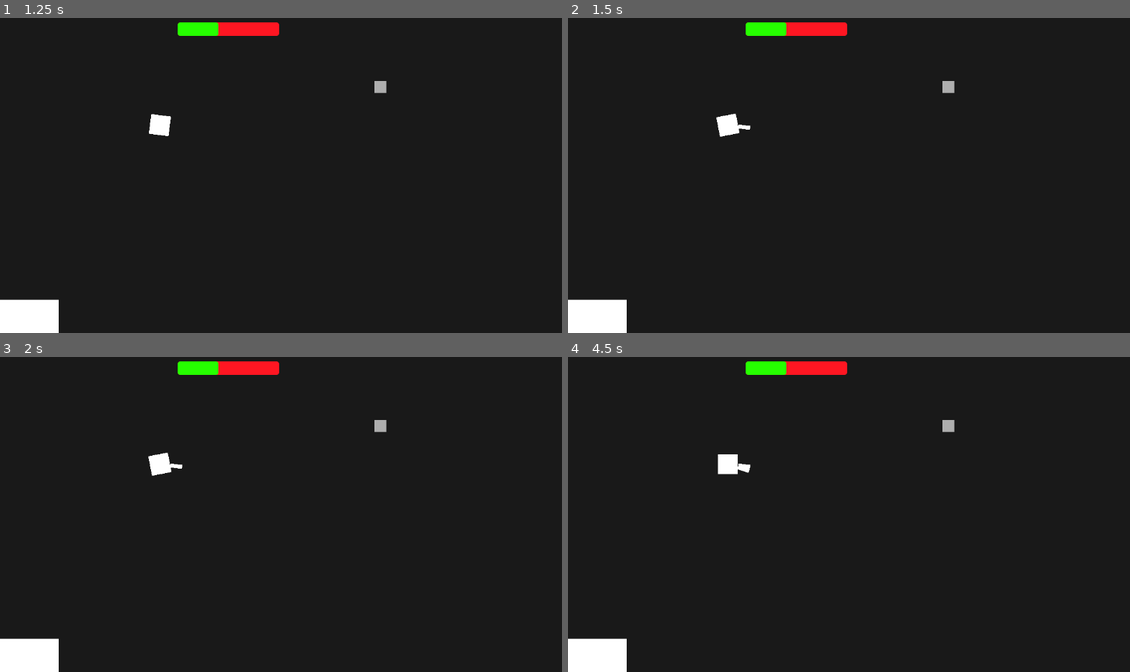
Above: before the commit, frames 1-4 (two rows, left to right).
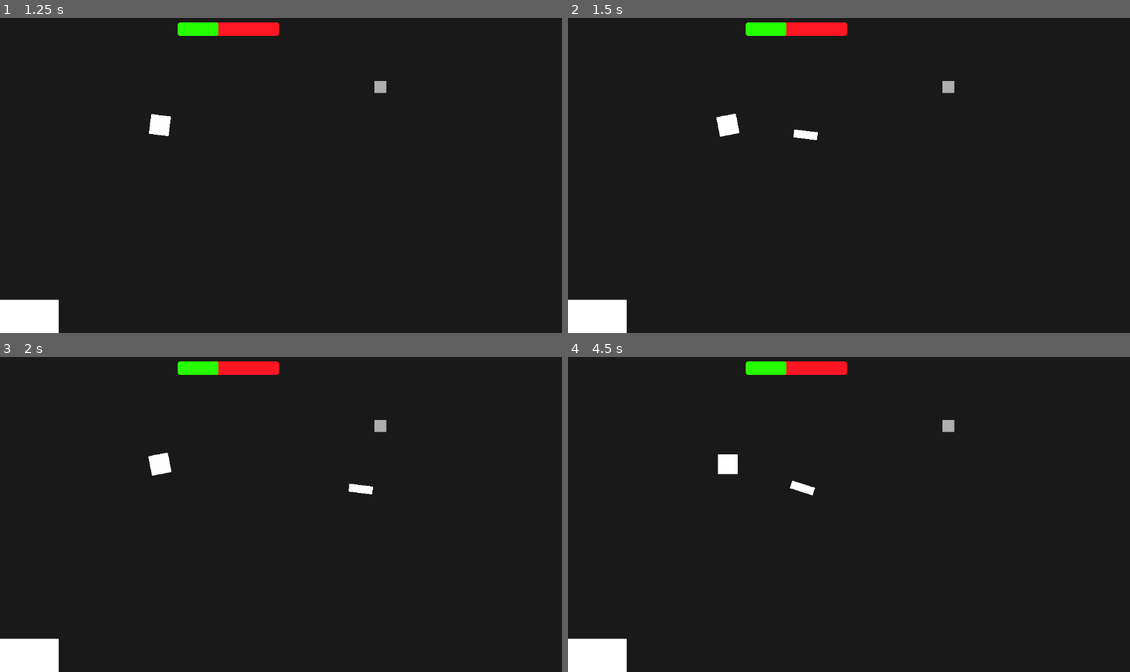
Above: after the commit, the same moments.

Repository: Rng2MAGS/DT--Project-WORTH-MY-ENTIRE-GRADE
Game: Godot game, scene res://scenes/background.tscn
Two runs of this game, one before a commit and one after it. Both use one fixed random seed, a clock stepped at 60 frames per second and the inputs below.
Inputs (mouse positions are in pixels of both pictures, inside the frame that each line leads up to):
- Up to frame 1 (1.25 s): tap Enter at 0.5 s; move the mouse to (410, 156) at 0.52 s
- Up to frame 2 (1.5 s): tap Space at 1.25 s; move the mouse to (742, 188) at 1.27 s
- Up to frame 3 (2 s): no input
- Up to frame 4 (4.5 s): move the mouse to (910, 442) at 2.02 s; move the mouse to (826, 574) at 2.77 s; tap Enter at 3.5 s; move the mouse to (1023, 558) at 3.52 s; tap Space at 4.25 s; move the mouse to (680, 464) at 4.27 s

Frame 1 is identical in both runs. In frame 2, 0.1% of the frame differs, in the area x 30-45%, y 33-39%; in frame 3, 0.1%; in frame 4, 0.2%, in the area x 30-44%, y 33-45%.

Commit message:
9
bullet fix

Diff:
--- /dev/null
+++ b/project-worth--my-whole-grade/area_2d.gd
@@ -0,0 +1,18 @@
+extends Area2D
+
+var speed: float = 500
+
+# Called when the node enters the scene tree for the first time.
+func _ready() -> void:
+	pass # Replace with function body.
+
+
+# Called every frame. 'delta' is the elapsed time since the previous frame.
+func _process(delta: float) -> void:
+	position += transform.x * speed * delta
+
+
+func _bullet_land(body: Node2D) -> void:
+	if body.is_in_group("asteroid"):
+		body.take_damage()
+		queue_free()
--- a/project-worth--my-whole-grade/bullet.tscn
+++ b/project-worth--my-whole-grade/bullet.tscn
@@ -12,7 +12,7 @@
 
 # Called every frame. 'delta' is the elapsed time since the previous frame.
 func _process(delta: float) -> void:
-	move_local_x(speed * delta)
+	position += transform.x * speed * delta
 
 
 func _bullet_land(body: Node2D) -> void:
@@ -22,19 +22,19 @@
 "
 
 [sub_resource type="RectangleShape2D" id="RectangleShape2D_rtl8c"]
-size = Vector2(32, 8)
+size = Vector2(48, 16)
 
 [node name="Area2D" type="Area2D" unique_id=173943149]
 script = SubResource("GDScript_rtl8c")
 
 [node name="ColorRect" type="ColorRect" parent="." unique_id=785153979]
-offset_left = -4.0
-offset_top = -4.0
-offset_right = 28.0
-offset_bottom = 4.0
+offset_left = -8.0
+offset_top = -8.0
+offset_right = 40.0
+offset_bottom = 8.0
 
 [node name="CollisionShape2D" type="CollisionShape2D" parent="." unique_id=1175808581]
-position = Vector2(12, 0)
+position = Vector2(16, 0)
 shape = SubResource("RectangleShape2D_rtl8c")
 
 [connection signal="body_entered" from="." to="." method="_bullet_land"]
--- /dev/null
+++ b/project-worth--my-whole-grade/bullet2.tscn
@@ -0,0 +1,22 @@
+[gd_scene format=3 uid="uid://dtsvyufeqn2qv"]
+
+[ext_resource type="Script" uid="uid://deha1it3hlwi4" path="res://area_2d.gd" id="1_7v8cf"]
+
+[sub_resource type="RectangleShape2D" id="RectangleShape2D_rtl8c"]
+size = Vector2(48, 16)
+
+[node name="Area2D" type="Area2D" unique_id=173943149]
+script = ExtResource("1_7v8cf")
+
+[node name="ColorRect" type="ColorRect" parent="." unique_id=785153979]
+offset_left = -8.0
+offset_top = -8.0
+offset_right = 40.0
+offset_bottom = 8.0
+metadata/_edit_use_anchors_ = true
+
+[node name="CollisionShape2D" type="CollisionShape2D" parent="." unique_id=1175808581]
+position = Vector2(16, 0)
+shape = SubResource("RectangleShape2D_rtl8c")
+
+[connection signal="body_entered" from="." to="." method="_bullet_land"]
--- a/project-worth--my-whole-grade/project.godot
+++ b/project-worth--my-whole-grade/project.godot
@@ -20,7 +20,6 @@
 Ship=""
 level=""
 asteroid=""
-bullet=""
 
 [input]
 
--- a/project-worth--my-whole-grade/scenes/asteroid.tscn
+++ b/project-worth--my-whole-grade/scenes/asteroid.tscn
@@ -8,8 +8,9 @@
 [sub_resource type="RectangleShape2D" id="RectangleShape2D_0md28"]
 size = Vector2(24, 24)
 
-[node name="CharacterBody2D" type="CharacterBody2D" unique_id=1234631901 groups=["asteroid"]]
+[node name="CharacterBody2D" type="CharacterBody2D" unique_id=1234631901 node_paths=PackedStringArray("asteroid") groups=["asteroid"]]
 script = ExtResource("1_akfqu")
+asteroid = NodePath(".")
 
 [node name="ColorRect" type="ColorRect" parent="." unique_id=2099132891]
 offset_left = -12.0
--- a/project-worth--my-whole-grade/scenes/ship.tscn
+++ b/project-worth--my-whole-grade/scenes/ship.tscn
@@ -1,6 +1,6 @@
 [gd_scene format=3 uid="uid://dydpswsiefbxk"]
 
-[ext_resource type="PackedScene" uid="uid://c06ml87rwlagb" path="res://scenes/bullet.tscn" id="1_q631a"]
+[ext_resource type="PackedScene" uid="uid://dtsvyufeqn2qv" path="res://bullet2.tscn" id="1_q631a"]
 
 [sub_resource type="GDScript" id="GDScript_4icm7"]
 resource_name = "ship"
@@ -82,8 +82,8 @@
 corner_radius_bottom_left = 5
 corner_detail = 20
 
-[sub_resource type="CircleShape2D" id="CircleShape2D_03b2l"]
-radius = 20.0
+[sub_resource type="RectangleShape2D" id="RectangleShape2D_q631a"]
+size = Vector2(40, 40)
 
 [node name="CharacterBody2D" type="CharacterBody2D" unique_id=1860692798 node_paths=PackedStringArray("pivot", "bullet_spawn", "bullet_timer", "player_health") groups=["Ship"]]
 motion_mode = 1
@@ -106,9 +106,6 @@
 value = 2.0
 show_percentage = false
 
-[node name="CollisionShape2D" type="CollisionShape2D" parent="." unique_id=1937133221]
-shape = SubResource("CircleShape2D_03b2l")
-
 [node name="Node2D" type="Node2D" parent="." unique_id=975228800]
 
 [node name="ColorRect" type="ColorRect" parent="Node2D" unique_id=1006057726]
@@ -121,6 +118,9 @@
 [node name="Marker2D" type="Marker2D" parent="Node2D" unique_id=543650113]
 position = Vector2(25, 0)
 
+[node name="CollisionShape2D" type="CollisionShape2D" parent="." unique_id=1937133221]
+shape = SubResource("RectangleShape2D_q631a")
+
 [node name="Timer" type="Timer" parent="." unique_id=63954017]
 wait_time = 0.2
 
--- a/project-worth--my-whole-grade/scripts/asteroid.gd
+++ b/project-worth--my-whole-grade/scripts/asteroid.gd
@@ -1,6 +1,13 @@
 extends CharacterBody2D
 
+
+
+@export var player: CharacterBody2D
+@export var asteroid: CharacterBody2D
 const speed = 300.0
+var health: int = 100
+var damage: int = 20
+
 
 # Called when the node enters the scene tree for the first time.
 func _ready() -> void:
@@ -9,3 +16,13 @@
 # Called every frame. 'delta' is the elapsed time since the previous frame.
 func _physics_process(_delta: float) -> void:
 	pass
+
+func take_damage() -> void:
+	if health > 0:
+		health -= damage
+	elif health == 0:
+		queue_free()
+
+func _player_dmg(body: Node2D) -> void:
+	if body == player:
+		player.take_damage()
Not shown, added: project-worth--my-whole-grade/area_2d.gd.uid
